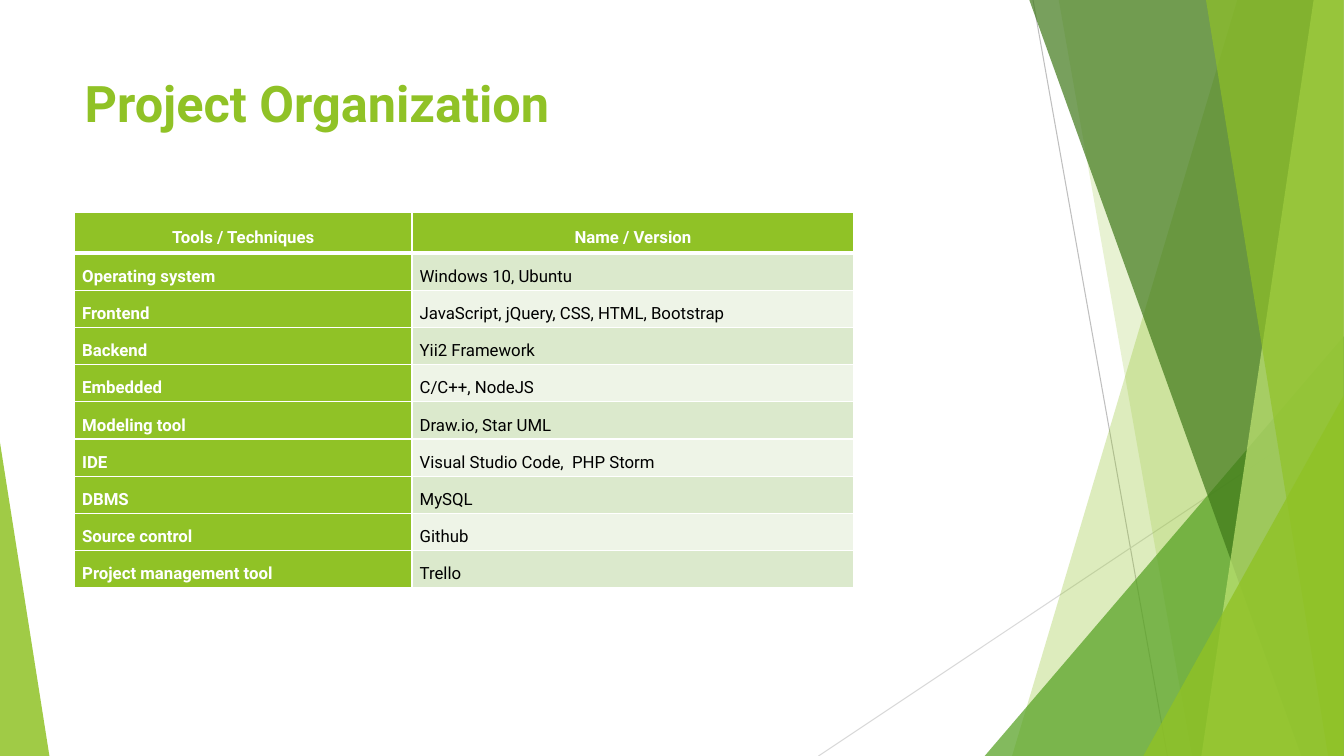
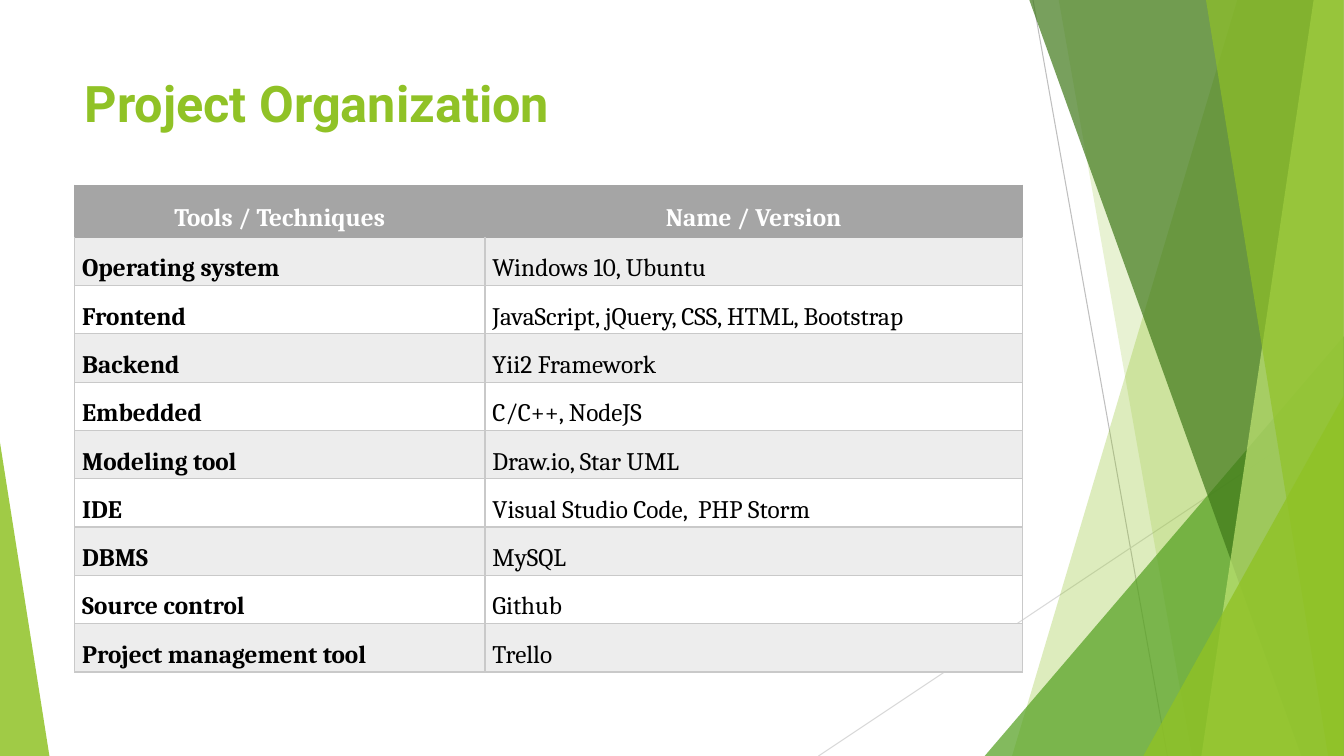
Before and after one commit to kingeni/CapstoneFU, a slide deck: slide 14 of document/Week_2/Report_Week_2.pptx (slide 5 before the commit). Drawn at 1344x756 pixels with LibreOffice and Linux fonts; fonts in the diff are those of the drawing. Boxes give left, top, right and bottom in pixels: in the first picture for what was removed or moved away, otherwise in the second. Text is boxed around its words. In the diff, an @@ line names an element or a change of style, - is before the commit and + after.

```diff
--- a/document/Week_2/Report_Week_2.pptx
+++ b/document/Week_2/Report_Week_2.pptx
@@ table at (75, 186, 1022, 673) @@
@@ fill #90C226 to #A5A5A5 in row 1 @@
@@ fill #90C226 to #EDEDED in 5 cells @@
@@ fill #DBE9CD to #EDEDED in 5 cells @@
@@ fill #90C226 to none in 4 cells @@
@@ fill #EEF4E8 to none in 4 cells @@
@@ size 12 to 18 pt, font Roboto to Cambria @@
@@ text colour #FFFFFF to #000000 in "Operating system", "Frontend", "Backend", "Embedded" and 5 more places @@
@@ borders changed @@
@@ table: place and size @@
-table at (75, 213, 854, 588)
+table at (75, 186, 1022, 673)
```
Also in this commit, not shown: 10 slides added, 1 slide removed, 17 other files.
